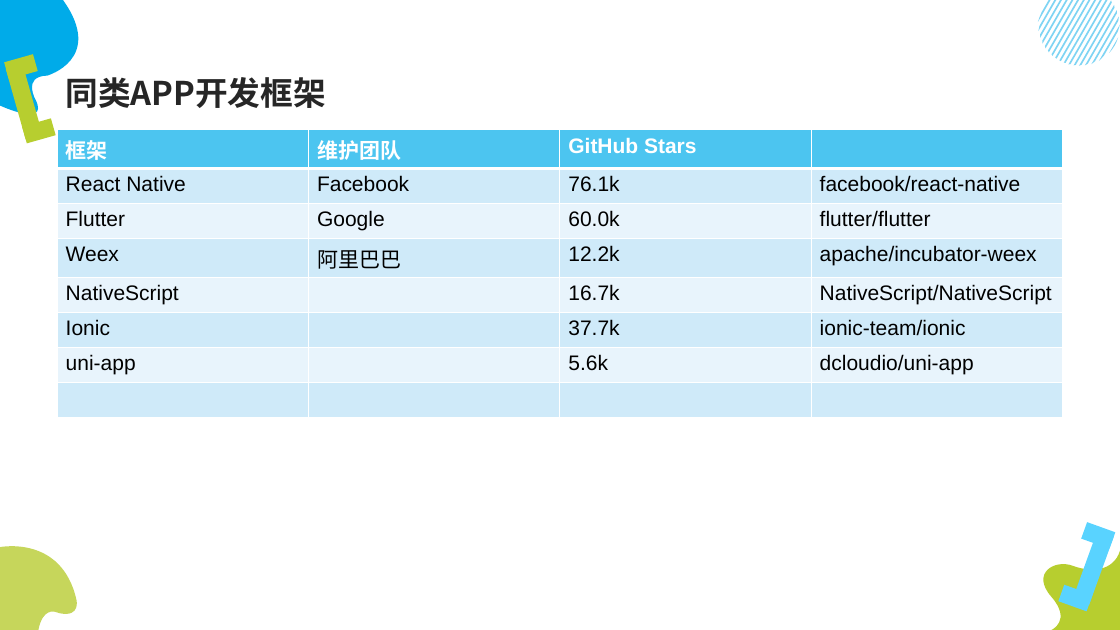
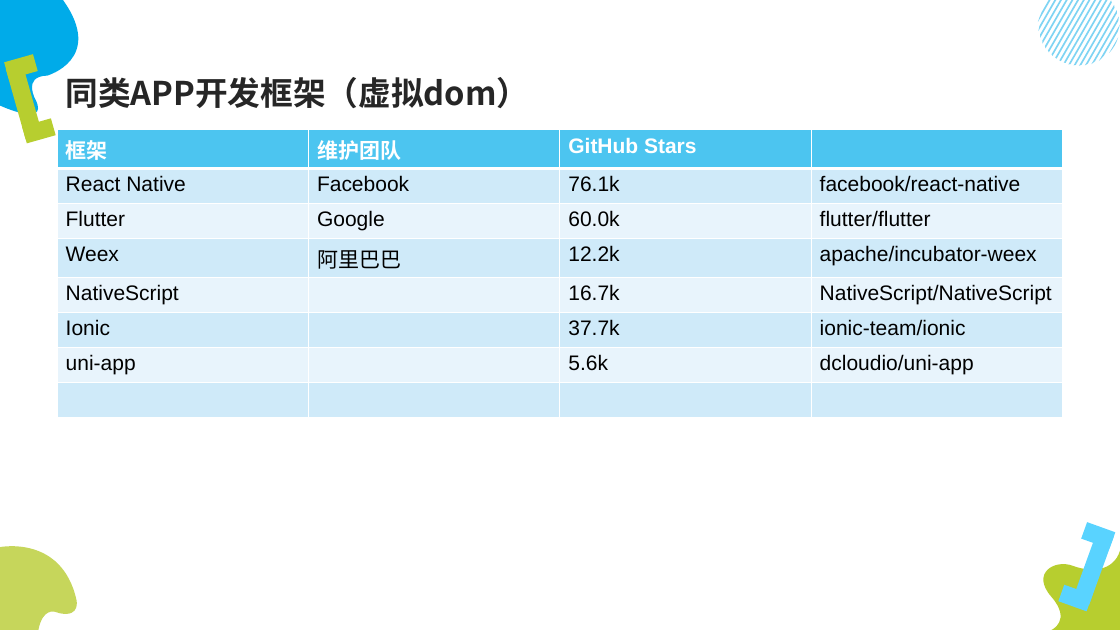
Before and after one commit to lumin824/hello-react-native, a slide deck: slide 7 of linkgap/ReactNative开发.pptx (slide 2 before the commit). Drawn at 1120x630 pixels with LibreOffice and Linux fonts; fonts in the diff are those of the drawing. Boxes give left, top, right and bottom in pixels: in the first picture for what was removed or moved away, otherwise in the second. Text is boxed around its words. In the diff, an @@ line names an element or a change of style, - is before the commit and + after.

```diff
--- a/linkgap/ReactNative开发.pptx
+++ b/linkgap/ReactNative开发.pptx
@@ title at (66,77,530,108): text changed @@
-同类APP开发框架
+同类APP开发框架（虚拟dom）
```
Also in this commit, not shown: 8 other slides changed, 17 slides added, 1 other file.
